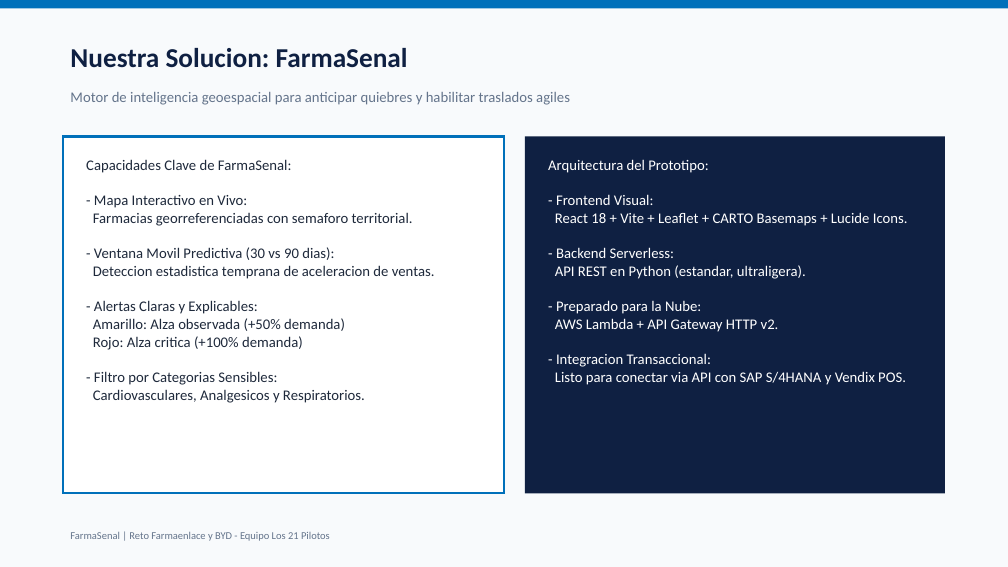
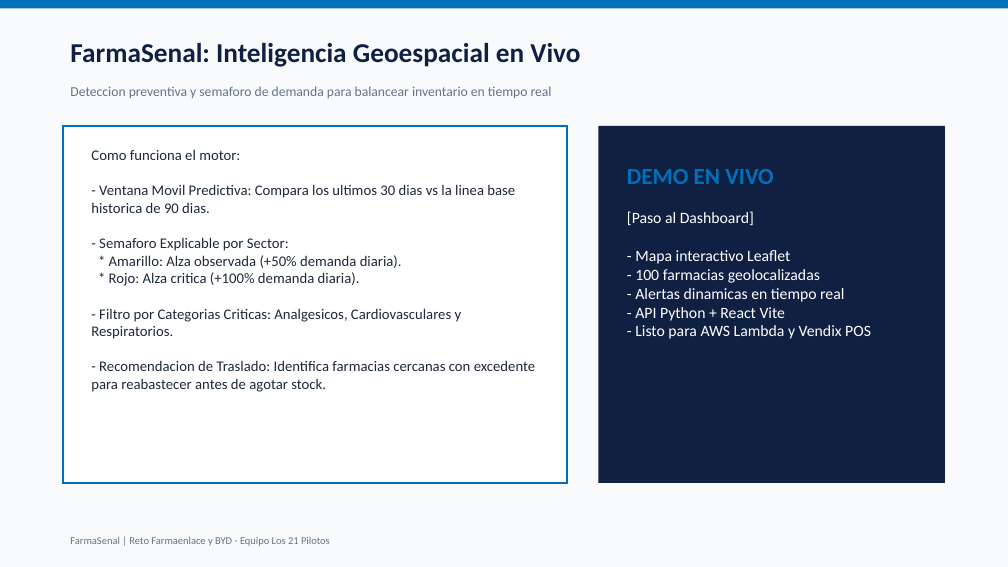
Before and after one commit to alfonso1031/Hackathon-ConnectatVentures-2026-Los21Pilotos, a slide deck: slide 4 of docs/FarmaSenal_Pitch_Presentacion.pptx (slide 5 before the commit). Drawn at 1008x567 pixels with LibreOffice and Linux fonts; fonts in the diff are those of the drawing. Boxes give left, top, right and bottom in pixels: in the first picture for what was removed or moved away, otherwise in the second. Text is boxed around its words. In the diff, an @@ line names an element or a change of style, - is before the commit and + after.

```diff
--- a/docs/FarmaSenal_Pitch_Presentacion.pptx
+++ b/docs/FarmaSenal_Pitch_Presentacion.pptx
@@ text at [70, 43, 580, 67]: text changed @@
-Nuestra Solucion: FarmaSenal
+FarmaSenal: Inteligencia Geoespacial en Vivo
@@ text at [70, 86, 552, 98]: text changed; size 14 to 13 pt @@
-Motor de inteligencia geoespacial para anticipar quiebres y habilitar traslados agiles
+Deteccion preventiva y semaforo de demanda para balancear inventario en tiempo real
@@ rectangle: place and size @@
-rectangle at [63, 137, 504, 494]
+rectangle at [63, 126, 567, 483]
@@ rectangle: place and size @@
-rectangle at [525, 137, 945, 494]
+rectangle at [599, 126, 945, 483]
@@ text at [91, 150, 535, 392]: text changed @@
-Capacidades Clave de FarmaSenal:
-- Mapa Interactivo en Vivo:
-Farmacias georreferenciadas con semaforo territorial.
-- Ventana Movil Predictiva (30 vs 90 dias):
-Deteccion estadistica temprana de aceleracion de ventas.
-- Alertas Claras y Explicables:
-Amarillo: Alza observada (+50% demanda)
-Rojo: Alza critica (+100% demanda)
-- Filtro por Categorias Sensibles:
-Cardiovasculares, Analgesicos y Respiratorios.
+Como funciona el motor:
+- Ventana Movil Predictiva: Compara los ultimos 30 dias vs la linea base historica de 90 dias.
+- Semaforo Explicable por Sector:
+* Amarillo: Alza observada (+50% demanda diaria).
+* Rojo: Alza critica (+100% demanda diaria).
+- Filtro por Categorias Criticas: Analgesicos, Cardiovasculares y Respiratorios.
+- Recomendacion de Traslado: Identifica farmacias cercanas con excedente para reabastecer antes de agotar stock.
@@ text at [627, 169, 871, 339]: text changed; size 14 to 15 pt @@
-Arquitectura del Prototipo:
-- Frontend Visual:
-React 18 + Vite + Leaflet + CARTO Basemaps + Lucide Icons.
-- Backend Serverless:
-API REST en Python (estandar, ultraligera).
-- Preparado para la Nube:
-AWS Lambda + API Gateway HTTP v2.
-- Integracion Transaccional:
-Listo para conectar via API con SAP S/4HANA y Vendix POS.
+DEMO EN VIVO
+[Paso al Dashboard]
+- Mapa interactivo Leaflet
+- 100 farmacias geolocalizadas
+- Alertas dinamicas en tiempo real
+- API Python + React Vite
+- Listo para AWS Lambda y Vendix POS
@@ text "FarmaSenal | Reto Farmaenlace y ...": place and size @@
-text "FarmaSenal | Reto Farmaenlace y ..." at [70, 532, 330, 541]
+text "FarmaSenal | Reto Farmaenlace y ..." at [70, 537, 330, 546]
```
Also in this commit, not shown: 5 other slides changed, 2 slides removed, 3 other files.
